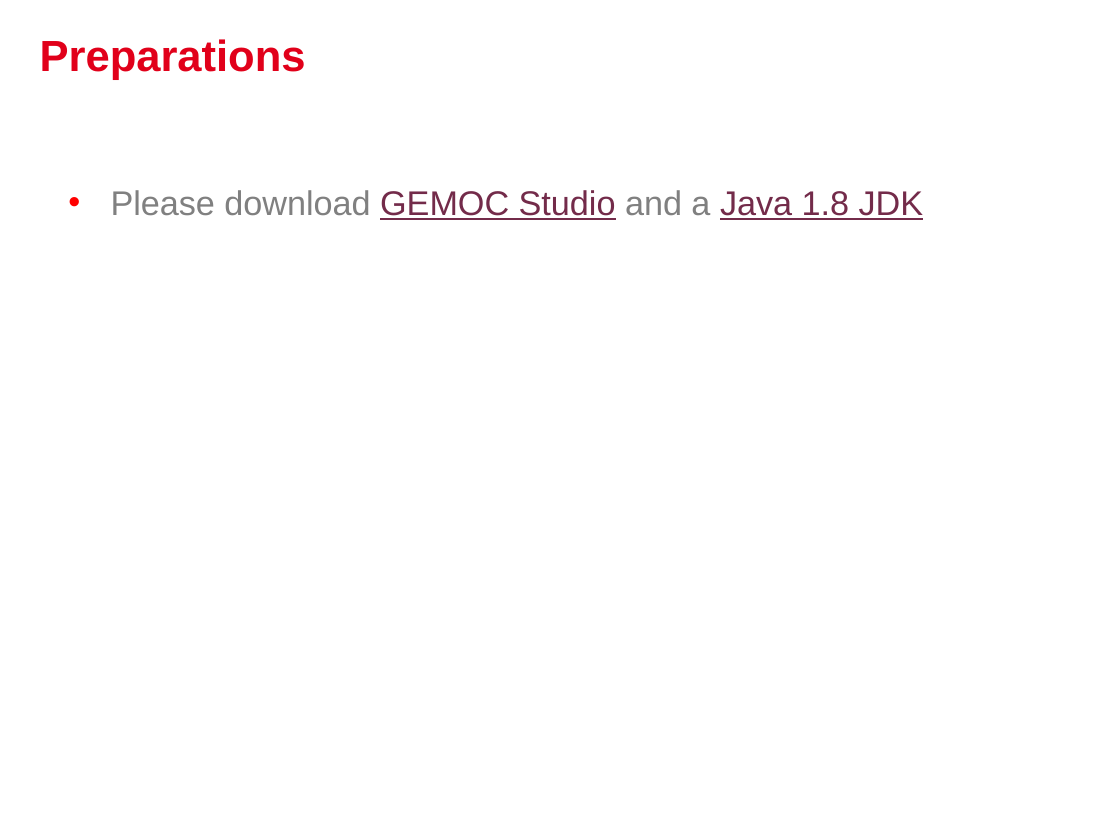
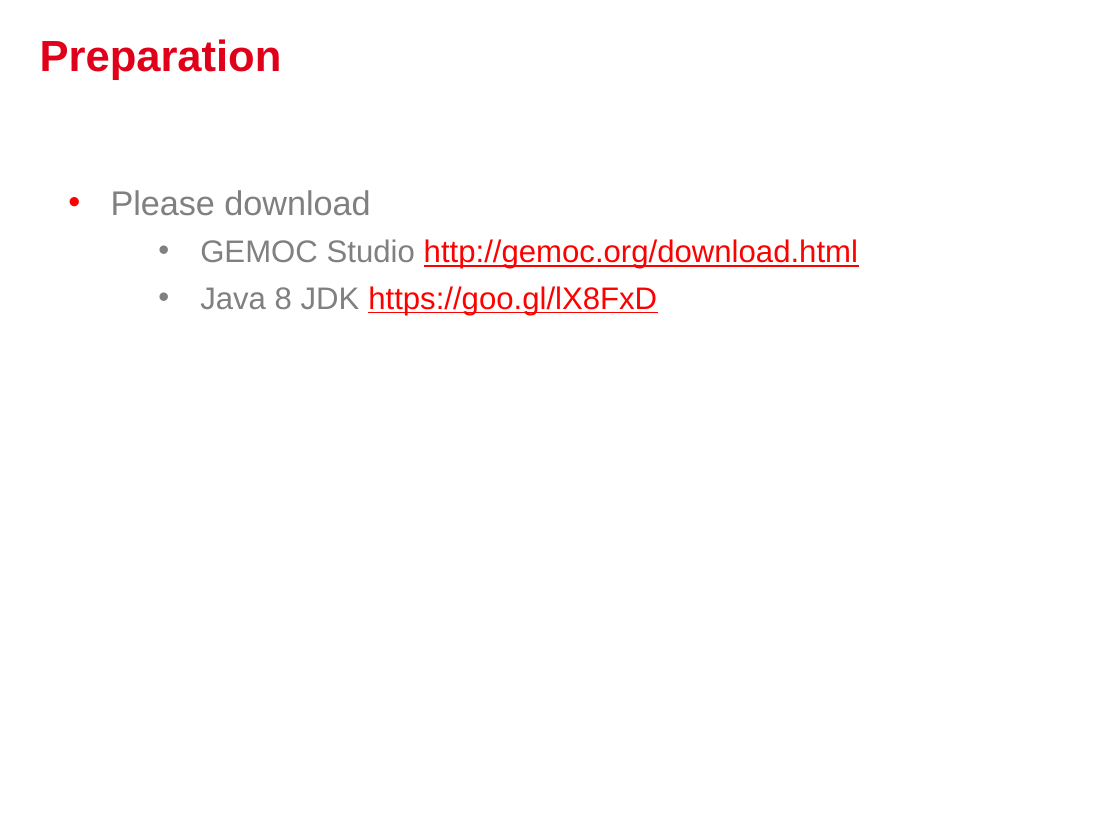
Before and after one commit to gemoc/ICSA2017Tutorial, a slide deck: slide 4 of slides/opening.pptx (slide 3 before the commit). Drawn at 1120x840 pixels with LibreOffice and Linux fonts; fonts in the diff are those of the drawing; background and template pictures are left out. Boxes give left, top, right and bottom in pixels: in the first picture for what was removed or moved away, otherwise in the second. Text is boxed around its words. In the diff, an @@ line names an element or a change of style, - is before the commit and + after.

```diff
--- a/slides/opening.pptx
+++ b/slides/opening.pptx
@@ title at (x1=40, y1=39, x2=282, y2=80): text changed @@
-Preparations
+Preparation
@@ text at (x1=111, y1=190, x2=858, y2=315): text changed; size 22 to 20 pt; text colour #732B4A to #FF0000 @@
-• Please download GEMOC Studio and a Java 1.8 JDK
+• Please download
+    • GEMOC Studio http://gemoc.org/download.html
+    • Java 8 JDK https://goo.gl/lX8FxD
```
Also in this commit, not shown: 3 other slides changed, 1 slide added, 1 other file.
